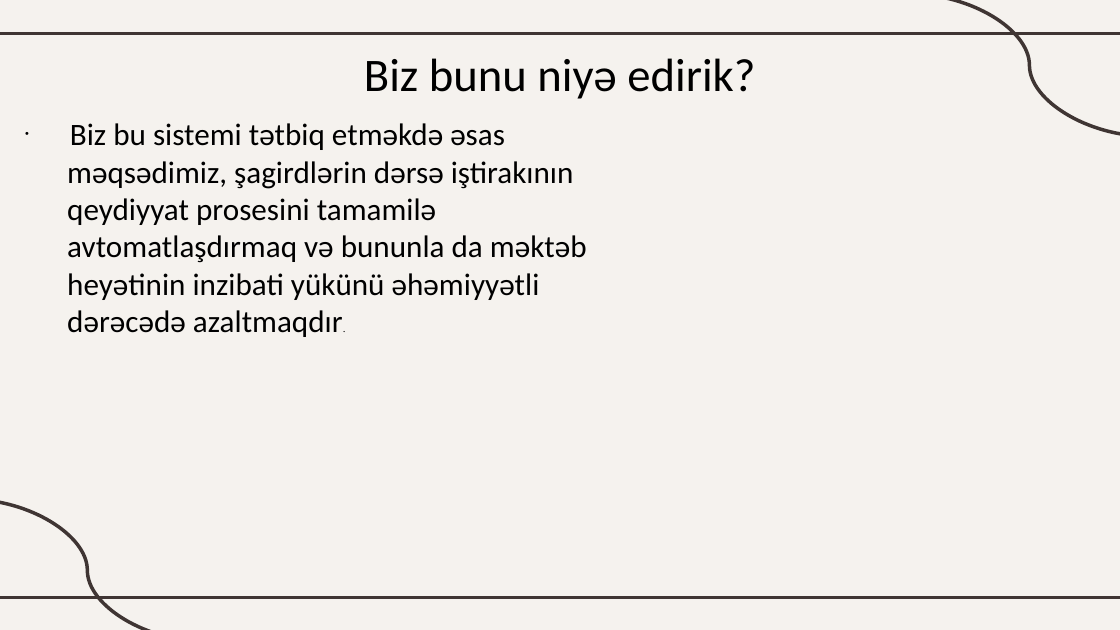
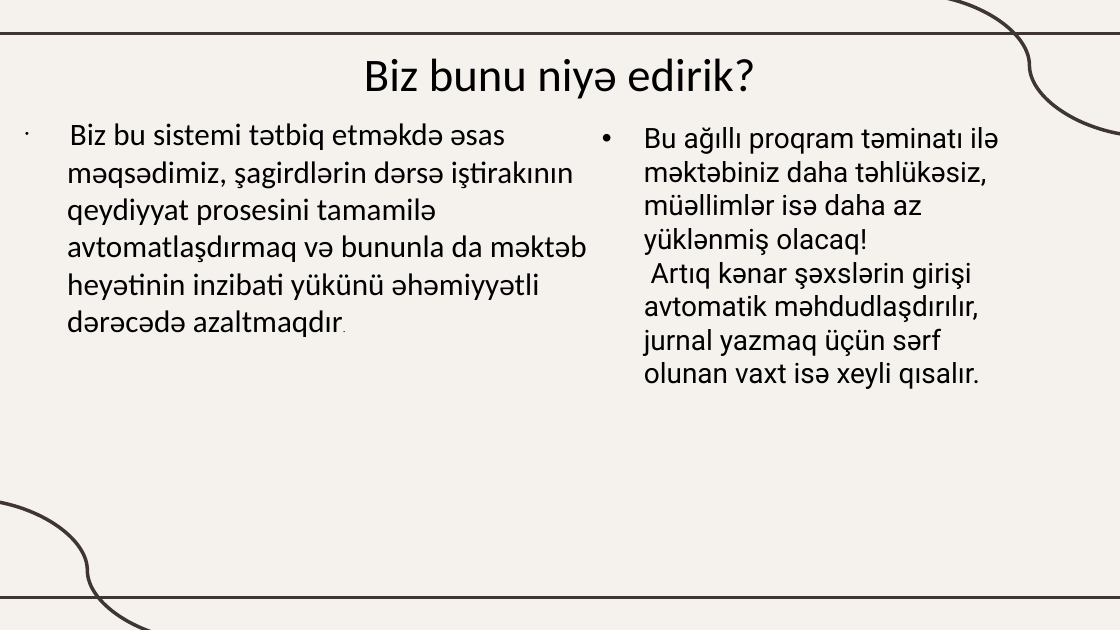
Before and after one commit to DarkinLordz/SmartAttendance, a slide deck: slide 3 of docs/SmartAttendance.pptx. Drawn at 1120x630 pixels with LibreOffice and Linux fonts; fonts in the diff are those of the drawing. Boxes give left, top, right and bottom in pixels: in the first picture for what was removed or moved away, otherwise in the second. Text is boxed around its words. In the diff, an @@ line names an element or a change of style, - is before the commit and + after.

```diff
--- a/docs/SmartAttendance.pptx
+++ b/docs/SmartAttendance.pptx
@@ text added at [644,127,998,389], 18 pt, text none @@
+• Bu ağıllı proqram təminatı ilə məktəbiniz daha təhlükəsiz, müəllimlər isə daha az yüklənmiş olacaq!
+  Artıq kənar şəxslərin girişi avtomatik məhdudlaşdırılır, jurnal yazmaq üçün sərf olunan vaxt isə xeyli qısalır.
```
Also in this commit, not shown: 4 other slides changed, 1 slide added.
